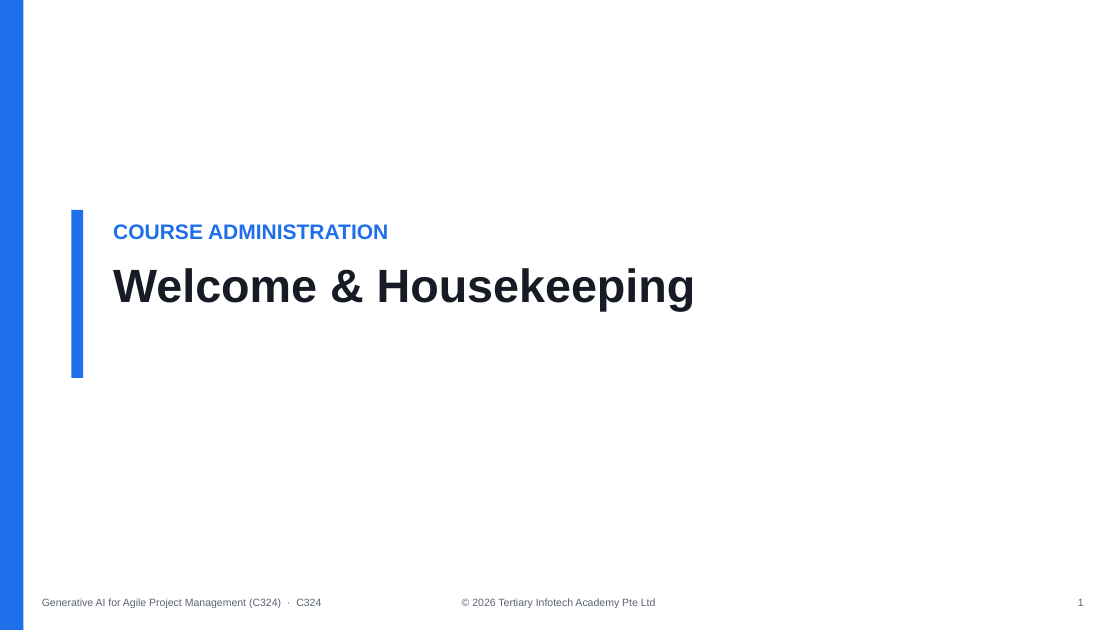
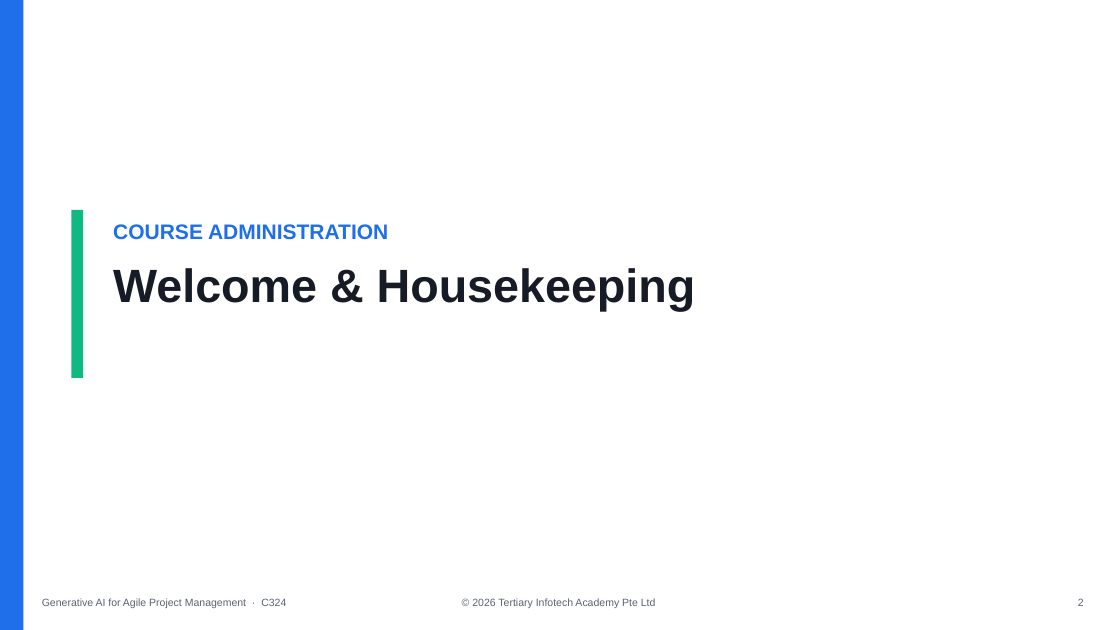
Before and after one commit to tertiarycourses/C324-Generative-AI-for-Agile-Project-Management, a slide deck: slide 2 of courseware/Generative AI for Agile Project Management (C324)-v1.0.pptx. Drawn at 1120x630 pixels with LibreOffice and Linux fonts; fonts in the diff are those of the drawing. Boxes give left, top, right and bottom in pixels: in the first picture for what was removed or moved away, otherwise in the second. Text is boxed around its words. In the diff, an @@ line names an element or a change of style, - is before the commit and + after.

```diff
--- a/courseware/Generative AI for Agile Project Management (C324)-v1.0.pptx
+++ b/courseware/Generative AI for Agile Project Management (C324)-v1.0.pptx
@@ rectangle at [71,210,83,378]: fill #1F6FEB to #10B981 @@
@@ text at [42,598,286,608]: text changed @@
-Generative AI for Agile Project Management (C324) · C324
+Generative AI for Agile Project Management · C324
@@ text at [1078,598,1084,606]: text changed @@
-1
+2
```
Also in this commit, not shown: 19 other slides changed, 102 slides added, 130 slides removed, 51 other files.
